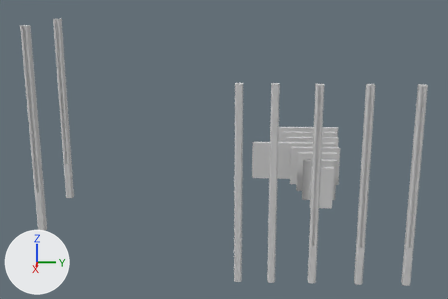
Two versions of the Blender file ViviendaSistemaPrefaHolcim.blend, one commit apart.
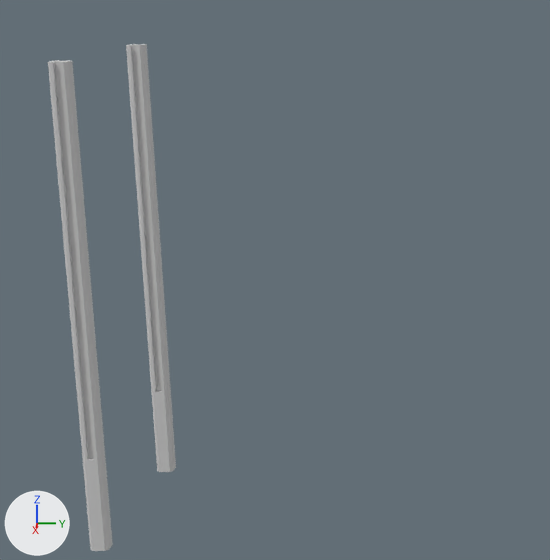
There are two pictures of each version: one whole from a camera (50 mm lens) standing at (17.95, -2.11, 6.15) and looking at (-2.75, -3.09, 0.39), one close up on the part from 0% to 52% of the width and 0% to 79% of the height. Lighting does not change. The marker at lower left points along +X, +Y and +Z.

The first close-up shows 'ColTipoC.001', 'ColTipoC.002'.
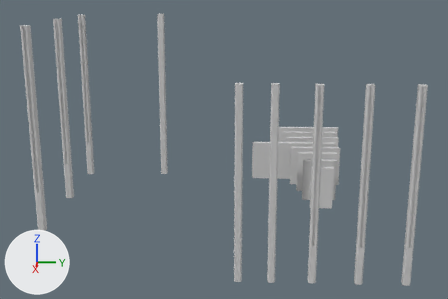
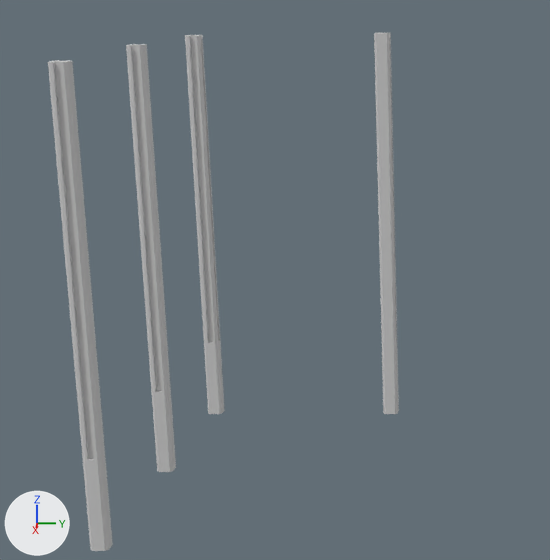
Scene script edits in JSON lines:
```json
{"op": "add", "block": "ob_coltipod_001", "code": ["ob_coltipod_001 = bpy.data.objects.new('ColTipoD.001', me_coltipob_cube_001.copy())  # the mesh of ob_coltipod", "ob_coltipod_001.parent = ob_casaholcim", "ob_coltipod_001.location = (-5.882, -8.649, 1.601)", "ob_coltipod_001.rotation_euler = (1.571, 0.0, 1.571)  # degrees (90, 0, 90)"]}
{"op": "add", "block": "ob_coltipoc_003", "code": ["ob_coltipoc_003 = bpy.data.objects.new('ColTipoC.003', me_coltipoc_cube_001.copy())  # the mesh of ob_coltipoc_001", "ob_coltipoc_003.parent = ob_casaholcim", "ob_coltipoc_003.location = (-5.883, -5.636, 1.644)", "ob_coltipoc_003.rotation_euler = (1.571, 0.0, 1.571)  # degrees (90, 0, 90)"]}
```

Location of each change, (x1, y1, x2, y2) in pixels of the close-ups (550 x 560 px):
```json
{"object": "ColTipoD.001", "change": "added", "after": [185, 35, 225, 414]}
{"object": "ColTipoC.003", "change": "added", "after": [374, 33, 399, 414]}
```
